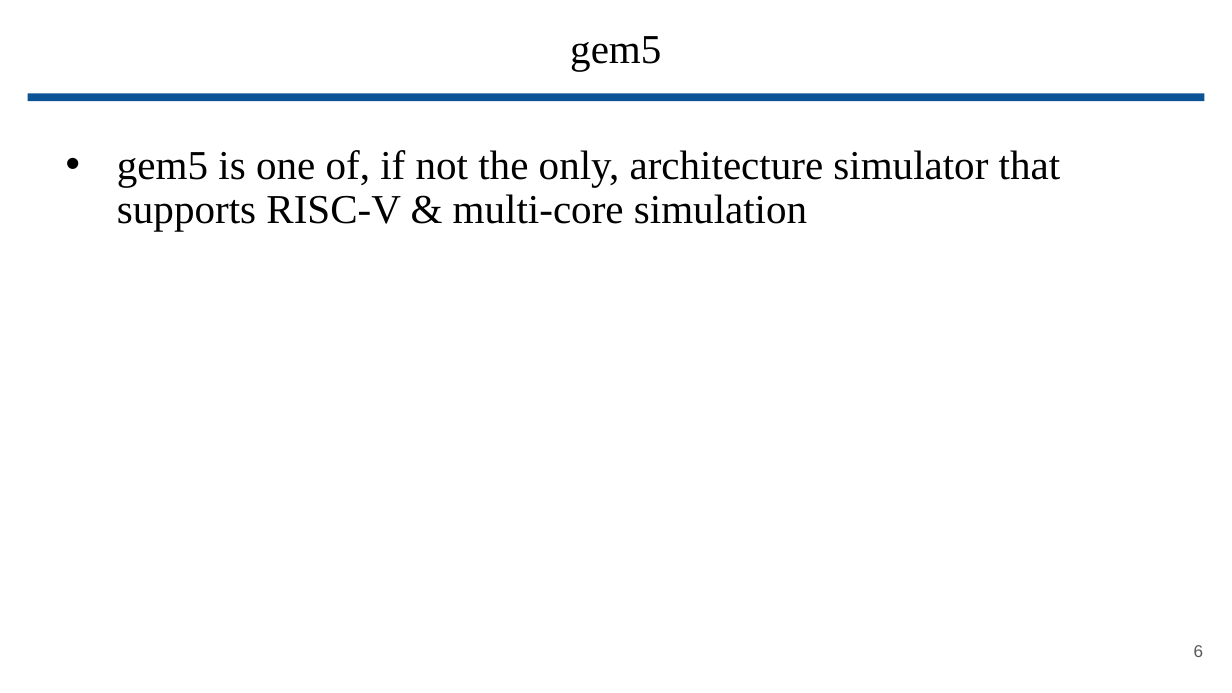
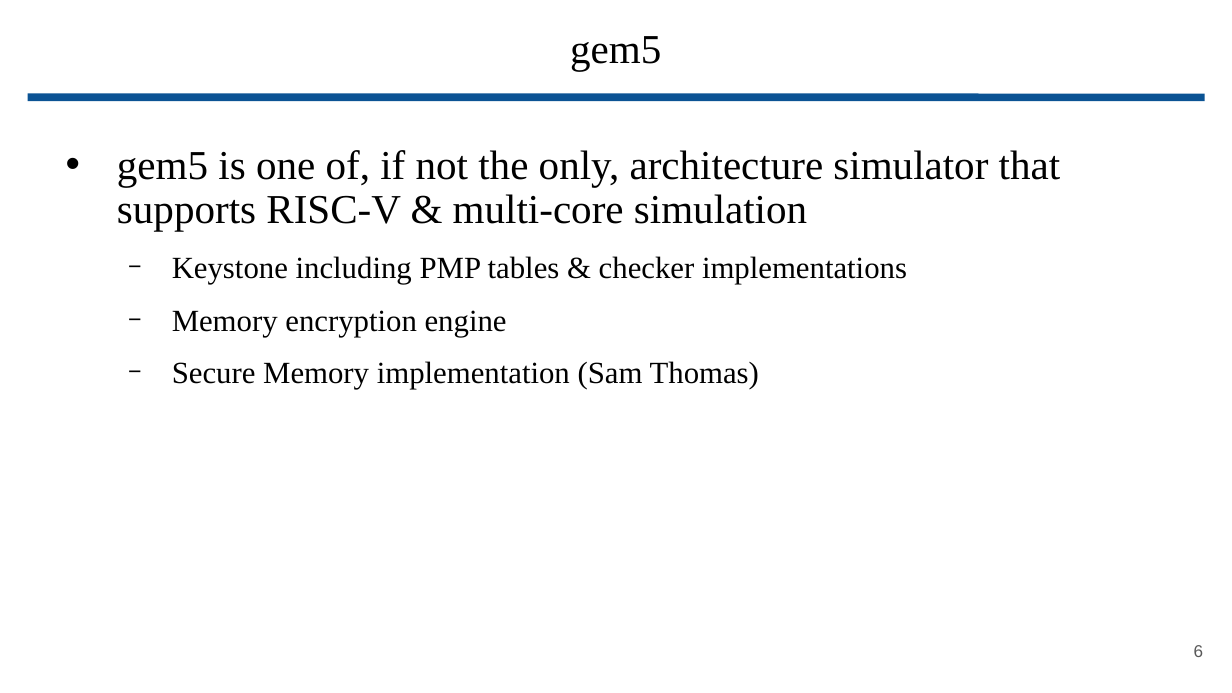
Before and after one commit to wbuz24/grad-research, a slide deck: slide 6 of presentations/update.11.15.pptx. Drawn at 1232x693 pixels with LibreOffice and Linux fonts; fonts in the diff are those of the drawing. Boxes give left, top, right and bottom in pixels: in the first picture for what was removed or moved away, otherwise in the second. Text is boxed around its words. In the diff, an @@ line names an element or a change of style, - is before the commit and + after.

Commit message:
simple check

```diff
--- a/presentations/update.11.15.pptx
+++ b/presentations/update.11.15.pptx
@@ text at bbox=[172, 256, 907, 389]: paragraphs added @@
+  − Keystone including PMP tables & checker implementations
+  − Memory encryption engine
+  − Secure Memory implementation (Sam Thomas)
```
Also in this commit, not shown: 6 other slides changed, 3 slides added, 1 slide removed, 5 other files.
